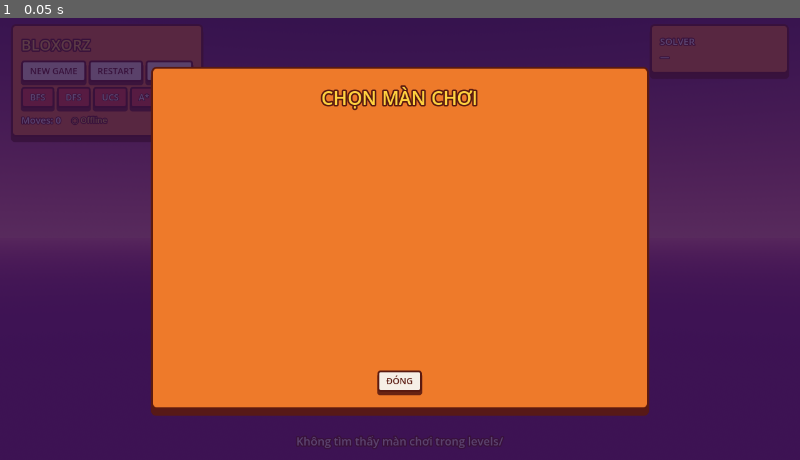
Above: before the commit, frame 1.
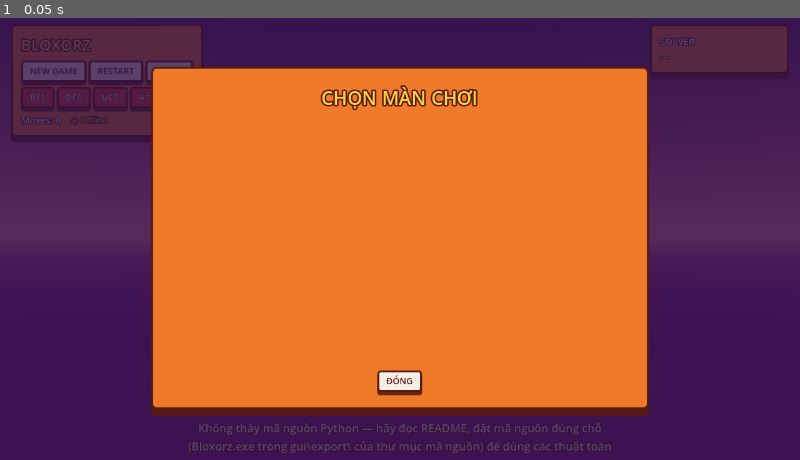
Above: after the commit, the same moment.

Repository: WuangWuang3906/Project1-Bloxorz-Solvers
Game: Godot game, scene res://main.tscn
Same seed, same stepped clock (60 frames per second), same inputs: the game is played once before the commit and once after it.
Inputs:
- Up to frame 1 (0.05 s): no input

The runs differ from the first frame. In frame 1, 0.7% of the frame differs, in the area x 23-77%, y 91-99%.

Commit message:
gui: exe runs anywhere (packed levels), auto-starts Python server, README hint
- tools/build_exe.py packs levels/*.json into the .exe and writes Bloxorz.zip
- game starts `python -m bloxorz.server` itself when the source is next to it, stops it on exit
- no source found: message asks to read README and place the source correctly
- server: skip stdout.reconfigure when started without a console
- status bar fits two lines

Co-Authored-By: Claude Opus 5.5 <noreply@anthropic.com>

Diff:
--- a/gui/scripts/game_ui.gd
+++ b/gui/scripts/game_ui.gd
@@ -58,7 +58,9 @@
 	_status = _label("", 18, Color.WHITE, 8)
 	_status.set_anchors_and_offsets_preset(Control.PRESET_CENTER_BOTTOM)
 	_status.horizontal_alignment = HORIZONTAL_ALIGNMENT_CENTER
-	_status.offset_top = -48
+	_status.offset_top = -86   # room for two lines
+	_status.offset_bottom = -14
+	_status.vertical_alignment = VERTICAL_ALIGNMENT_BOTTOM
 	_status.offset_left = -500
 	_status.offset_right = 500
 	add_child(_status)
--- a/gui/scripts/main.gd
+++ b/gui/scripts/main.gd
@@ -24,6 +24,7 @@
 const DEFAULT_PITCH := 55.0
 const CAM_FOV := 34.0
 const REPLAY_SPEEDS := [1.0, 4.0, 16.0]
+const NO_SOURCE_MSG := "Không thấy mã nguồn Python — hãy đọc README, đặt mã nguồn đúng chỗ\n(Bloxorz.exe trong gui\\export\\ của thư mục mã nguồn) để dùng các thuật toán"
 
 var repo_dir: String = _find_repo_dir()
 var level_files: Array = []
@@ -37,6 +38,7 @@
 var replay_speed: int = 0          # index in REPLAY_SPEEDS
 var skip_requested: bool = false
 var solving: bool = false
+var _server_pid: int = -1          # Python server started by the game itself
 
 var cam_yaw: float = DEFAULT_YAW
 var cam_pitch: float = DEFAULT_PITCH
@@ -73,6 +75,8 @@
 	_find_levels()
 	var args := _cmd_args()
 	online = await net.try_connect()
+	if not online:
+		online = await _start_server()
 	ui.set_mode(online)
 	await _load_level(int(args.get("level", "0")))
 	if args.has("yaw"):
@@ -82,10 +86,38 @@
 	if args.has("zoom"):
 		cam_zoom = float(args["zoom"])
 	_snap_camera()
+	if not online and not _has_source():
+		ui.set_status(NO_SOURCE_MSG)
 	if args.is_empty() or args.has("select"):
 		ui.show_level_select()
 	if args.has("screenshot"):
 		_run_script(args)
+
+
+## No server running but the Python code is next to the game (repo layout):
+## start `python -m bloxorz.server` in the background and connect to it.
+func _start_server() -> bool:
+	if not _has_source():
+		return false
+	OS.set_environment("PYTHONPATH", repo_dir)
+	_server_pid = OS.create_process("python", ["-m", "bloxorz.server"])
+	if _server_pid <= 0:
+		return false
+	ui.set_status("Đang bật server Python...")
+	for i in 20:   # Python needs a moment to start
+		await get_tree().create_timer(0.25).timeout
+		if await net.try_connect(0.3):
+			return true
+	return false
+
+
+func _has_source() -> bool:
+	return FileAccess.file_exists(repo_dir.path_join("bloxorz/server.py"))
+
+
+func _exit_tree() -> void:
+	if _server_pid > 0:
+		OS.kill(_server_pid)
 
 
 # ---- world & camera ----------------------------------------------------
@@ -171,14 +203,15 @@
 
 # ---- levels ------------------------------------------------------------
 
-## Repo root = the folder that holds levels/. In the editor it is the parent of
-## gui/; in the exported .exe it is searched upward from the .exe's folder.
+## Repo root = the folder with bloxorz/server.py and levels/. In the editor it is
+## the parent of gui/; the exported .exe searches upward from its own folder.
+## Not found (e.g. .exe alone in Downloads): the packed levels are used, offline.
 static func _find_repo_dir() -> String:
 	if OS.has_feature("editor"):
 		return ProjectSettings.globalize_path("res://").path_join("..").simplify_path()
 	var dir := OS.get_executable_path().get_base_dir()
 	for i in 4:
-		if DirAccess.dir_exists_absolute(dir.path_join("levels")):
+		if FileAccess.file_exists(dir.path_join("bloxorz/server.py")):
 			return dir
 		dir = dir.get_base_dir()
 	return OS.get_executable_path().get_base_dir()
@@ -186,6 +219,8 @@
 
 func _find_levels() -> void:
 	var dir := repo_dir.path_join("levels")
+	if not DirAccess.dir_exists_absolute(dir):
+		dir = "res://levels"   # copies packed into the .exe (tools/build_exe.py)
 	for f in DirAccess.get_files_at(dir):
 		if f.begins_with("level") and f.ends_with(".json"):
 			level_files.append(dir.path_join(f))
@@ -203,15 +238,17 @@
 		online = await net.try_connect(0.3)
 		ui.set_mode(online)
 	if level_files.is_empty():
-		ui.set_status("Không tìm thấy màn chơi trong levels/")
+		ui.set_status("Không tìm thấy màn chơi (thư mục levels/)")
 		return
 	level_index = clampi(index, 0, level_files.size() - 1)
 	level = LevelData.load_file(level_files[level_index])
 	board.build(level)
 	state = OfflineRules.initial_state(level)
 	if online:
-		var rel: String = "levels/" + level_files[level_index].get_file()
-		var r := await net.request({"cmd": "load", "path": rel})
+		var path: String = level_files[level_index]
+		if path.begins_with("res://"):   # packed copy: let the server use its own levels/
+			path = "levels/" + path.get_file()
+		var r := await net.request({"cmd": "load", "path": path})
 		if r.get("ok", false):
 			state = NetClient.state_from_json(r["state"])
 		else:
@@ -395,8 +432,10 @@
 		var path := repo_dir.path_join("results/sample/level%02d_%s.json" % [level.id, algo])
 		if FileAccess.file_exists(path):
 			result = JSON.parse_string(FileAccess.get_file_as_string(path))
+		elif not _has_source():
+			ui.set_status(NO_SOURCE_MSG)
 		else:
-			ui.set_status("Offline: chưa có server Python và chưa có file mẫu %s" % path.get_file())
+			ui.set_status("Offline: chưa bật được server Python (lệnh python có chạy được không?) — xem README")
 	if not result.is_empty():
 		ui.set_metrics(algo, result.get("metrics", {}))
 		if not result.get("found", false):
Not shown, changed: gui/export_presets.cfg
